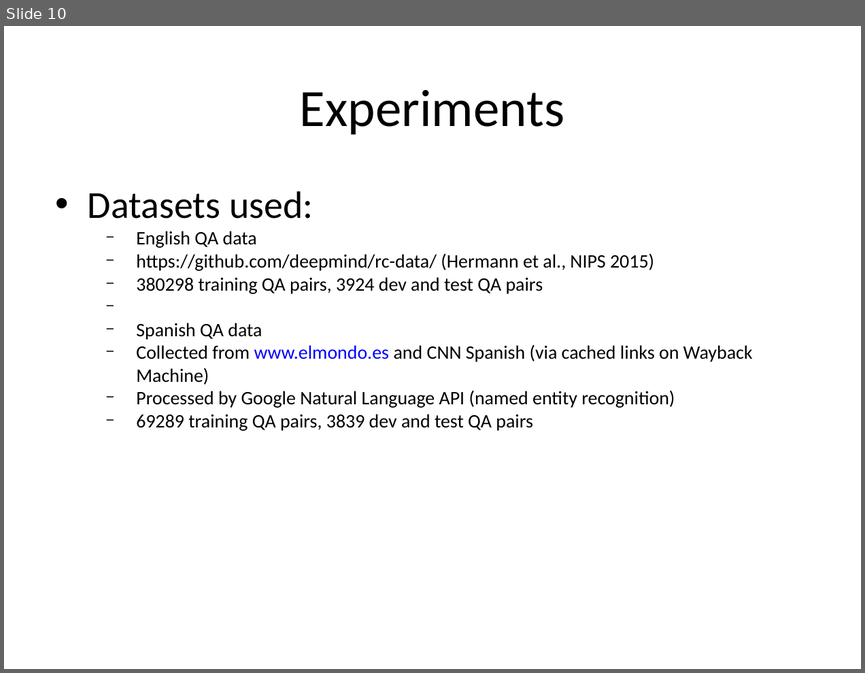
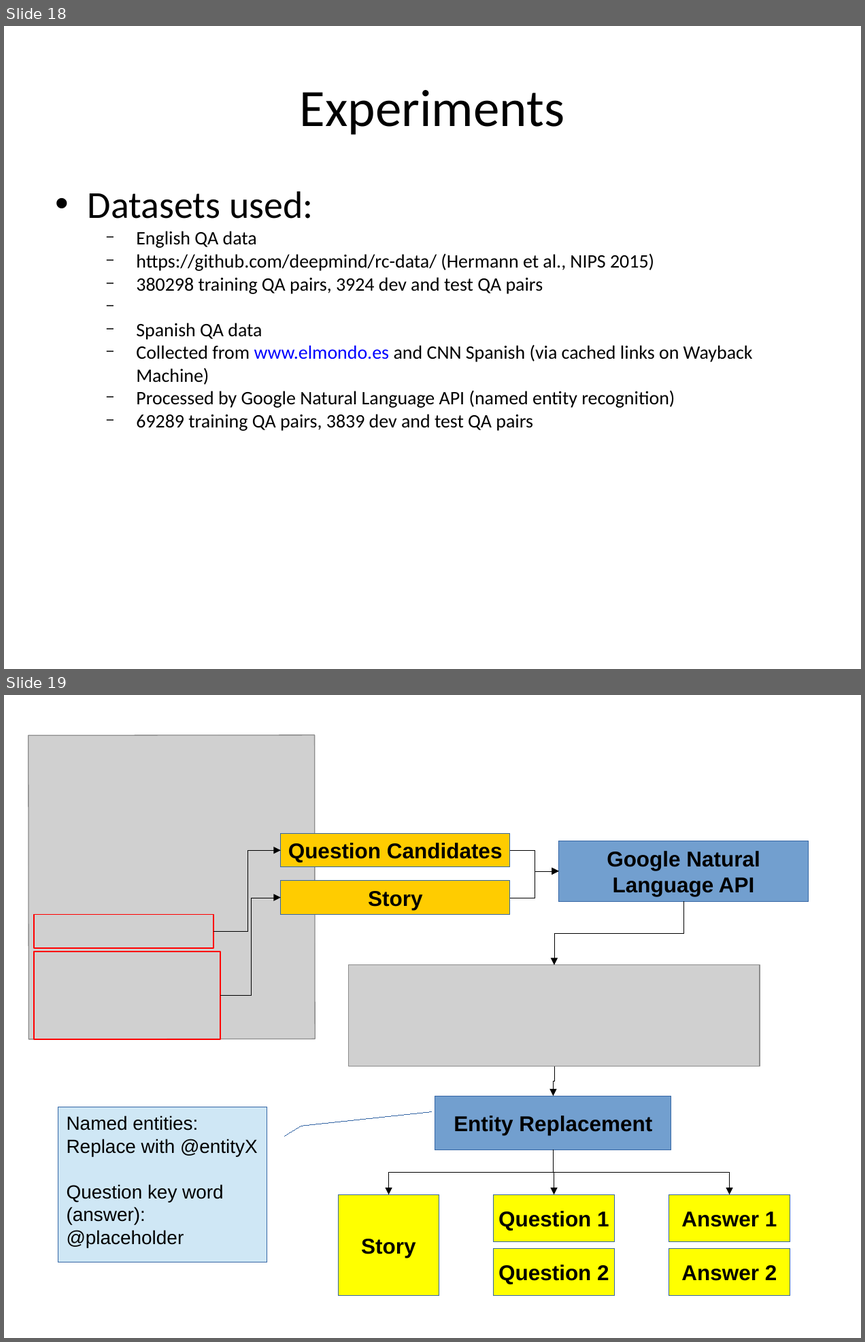
Before and after one commit to Mithrillion/BiQA, a slide deck: ideas/peter_final_seminar.odp. Shown one above the other, each under a label of ours: slide 10 before the commit, slides 18 and 19 after it. The pictures are 865x673 and 865x1342 pixels, drawn with LibreOffice and Linux fonts; fonts in the diff are those of the drawing; grey boxes stand for pictures; background and template pictures are left out. Boxes give left, top, right and bottom in pixels: in the first picture for what was removed or moved away, otherwise in the second. Text is boxed around its words. In the diff, an @@ line names an element or a change of style, - is before the commit and + after.

```diff
--- a/ideas/peter_final_seminar.odp
+++ b/ideas/peter_final_seminar.odp
@@ slide 19 added at box(4, 695, 861, 1338), background picture (left out) @@
@@ picture added at box(28, 735, 315, 1039) @@
@@ rectangle added at box(281, 833, 511, 866), fill #FFCC00, outline #3465A4 0 pt, 18 pt, text #000000, bold @@
+Question Candidates
@@ elbow arrow added from (214, 932) to (281, 850), #000000 0 pt @@
@@ elbow arrow added from (511, 850) to (558, 872), #000000 0 pt @@
@@ rectangle added at box(558, 841, 808, 902), fill #729FCF, outline #3465A4 0 pt, 18 pt, text #000000, bold @@
+Google Natural
+Language API
@@ elbow arrow added from (511, 897) to (558, 870), #000000 0 pt @@
@@ elbow arrow added from (221, 995) to (281, 897), #000000 0 pt @@
@@ rectangle added at box(281, 881, 511, 915), fill #FFCC00, outline #3465A4 0 pt, 18 pt, text #000000, bold @@
+Story
@@ rectangle added at box(34, 915, 214, 948), outline #FF0000 0.99 pt @@
@@ elbow arrow added from (683, 902) to (554, 965), #000000 0 pt @@
@@ rectangle added at box(34, 951, 221, 1038), outline #FF0000 0.99 pt @@
@@ picture added at box(349, 965, 759, 1066) @@
@@ elbow arrow added from (554, 1066) to (553, 1096), #000000 0 pt @@
@@ rectangle added at box(435, 1096, 672, 1150), fill #729FCF, outline #3465A4 0 pt, 18 pt, text #000000, bold @@
+Entity Replacement
@@ border callout added at box(58, 1106, 267, 1261), fill #CFE7F5, outline #3465A4 0 pt, 16 pt, text #000000 @@
+Named entities:
+Replace with @entityX
+Question key word
+(answer):
+@placeholder
@@ elbow arrow added from (553, 1150) to (389, 1195), #000000 0 pt @@
@@ elbow arrow added from (553, 1150) to (554, 1195), #000000 0 pt @@
@@ elbow arrow added from (553, 1150) to (729, 1195), #000000 0 pt @@
@@ rectangle added at box(338, 1195, 439, 1295), fill #FFFF00, outline #3465A4 0 pt, 18 pt, text #000000, bold @@
+Story
@@ rectangle added at box(493, 1195, 615, 1242), fill #FFFF00, outline #3465A4 0 pt, 18 pt, text #000000, bold @@
+Question 1
@@ rectangle added at box(669, 1195, 791, 1242), fill #FFFF00, outline #3465A4 0 pt, 18 pt, text #000000, bold @@
+Answer 1
@@ rectangle added at box(493, 1249, 615, 1295), fill #FFFF00, outline #3465A4 0 pt, 18 pt, text #000000, bold @@
+Question 2
@@ rectangle added at box(669, 1249, 791, 1295), fill #FFFF00, outline #3465A4 0 pt, 18 pt, text #000000, bold @@
+Answer 2
@@ what was slide 10 is now slide 18 @@
```
Also in this commit, not shown: 7 slides changed, 13 other slides added, 3 slides removed, 22 other files.
